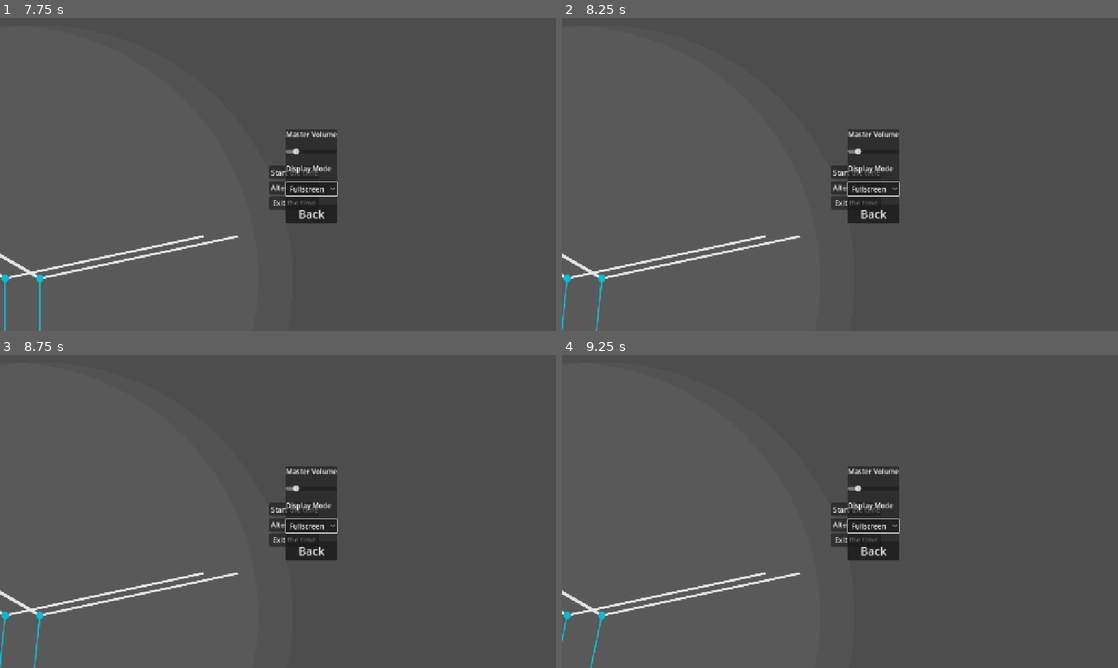
Above: before the commit, frames 1-4 (two rows, left to right).
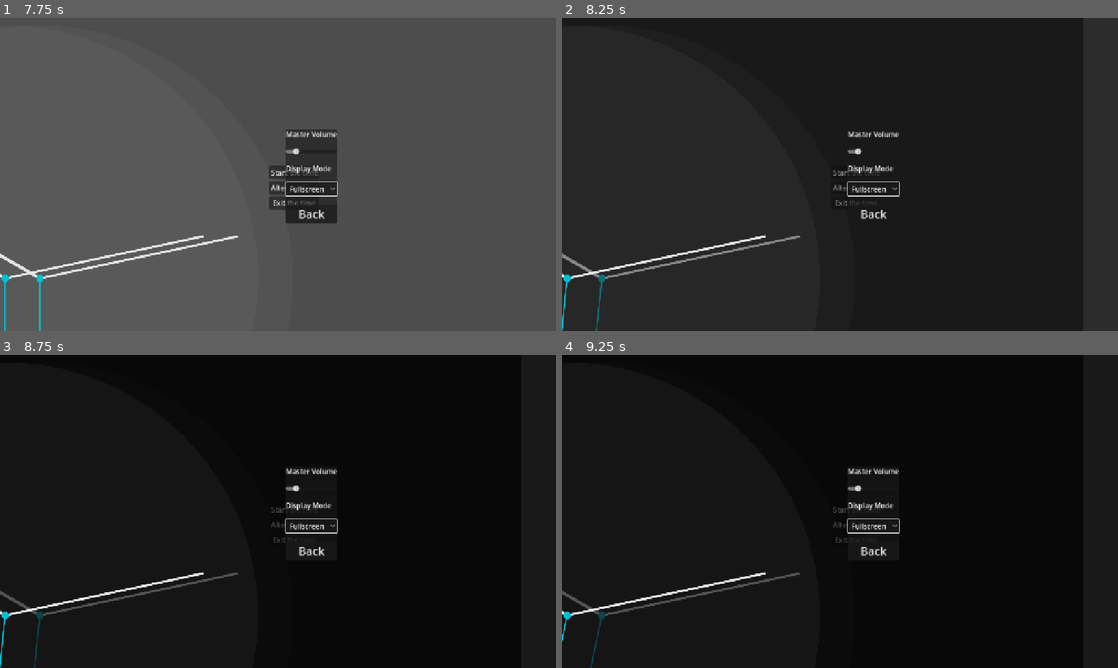
Above: after the commit, the same moments.

Repository: MisterIXI/gmtk25
Game: Godot game, scene res://scenes/main-menu/mainmenu.tscn
Same seed, same stepped clock (60 frames per second), same inputs: the game is played once before the commit and once after it.
Inputs (mouse positions are in pixels of both pictures, inside the frame that each line leads up to):
- Up to frame 1 (7.75 s): click "Alter the time" at 0.5 s; click "Start the time" at 1.25 s; click "Start the time" at 2 s; click "Windowed" at 2.75 s; click "Back" at 3.5 s; move the mouse to (400, 158) at 4.27 s; hold D (move_right) 4.28-5.03 s; hold E (interact) 4.28-5.03 s; move the mouse to (166, 190) at 5.02 s; hold S (move_down) 5.03-5.78 s; tap one key every 0.75 s from 5.1 s: Mouse wheel up (zoom_in) Mouse wheel down (zoom_out) E (interact) Mouse wheel up (zoom_in); move the mouse to (333, 105) at 5.77 s; hold D (move_right) 5.78-6.53 s; move the mouse to (250, 237) at 6.52 s; hold W (move_up) 6.53-7.28 s; move the mouse to (444, 221) at 7.27 s; hold A (move_left) from 7.28 s (still down)
- Up to frame 2 (8.25 s): keep holding A (move_left); tap Escape (escape) at 7.9 s; move the mouse to (673, 127) at 8.02 s; tap Mouse wheel down (zoom_out) at 8.1 s
- Up to frame 3 (8.75 s): keep holding A (move_left); tap P (pause) at 8.65 s
- Up to frame 4 (9.25 s): move the mouse to (867, 511) at 8.77 s; release A (move_left) at 8.78 s; hold S (move_down) from 8.78 s (still down); hold E (interact) from 8.78 s (still down)

Frame 1 is identical in both runs. In frame 2, 97% of the frame differs, in the area x 0-100%, y 0-100%; in frame 3, 98%; in frame 4, 98%.

Commit message:
menu_effect

Diff:
--- a/scenes/Autoload/level_manager.gd
+++ b/scenes/Autoload/level_manager.gd
@@ -15,7 +15,7 @@
 
 	call_deferred("_start_new_scene",level_nodes[index])
 	current_index = index
-	level_changed.emit()
+
 func on_start_game() ->void:
 	call_deferred("_start_new_scene",level_nodes[0])
 
@@ -23,11 +23,13 @@
 func on_next_level_change() ->void:
 	current_index += 1
 	call_deferred("_start_new_scene",level_nodes[current_index])
-	level_changed.emit()
+
 
 func _start_new_scene(_scene : PackedScene) ->void:
+	print("Start Next Level")
 	if current_scene != null:
 		current_scene.free()  # Free the current scene if it exists
 	current_scene = _scene.instantiate()
 	get_tree().root.add_child(current_scene)  # Add the new scene to the root
 	get_tree().current_scene = current_scene  # Set the current scene in the tree
+	level_changed.emit()
--- /dev/null
+++ b/scenes/levels/scene_transition.tscn
@@ -0,0 +1,55 @@
+[gd_scene load_steps=4 format=3 uid="uid://dnwqhf1m54ah2"]
+
+[sub_resource type="Animation" id="Animation_aukgh"]
+resource_name = "resolve"
+length = 0.5
+tracks/0/type = "value"
+tracks/0/imported = false
+tracks/0/enabled = true
+tracks/0/path = NodePath("color_resolve_rect:modulate")
+tracks/0/interp = 1
+tracks/0/loop_wrap = true
+tracks/0/keys = {
+"times": PackedFloat32Array(0, 0.5),
+"transitions": PackedFloat32Array(1, 1),
+"update": 0,
+"values": [Color(1, 1, 1, 0), Color(1, 1, 1, 1)]
+}
+
+[sub_resource type="Animation" id="Animation_h26tg"]
+length = 0.001
+tracks/0/type = "value"
+tracks/0/imported = false
+tracks/0/enabled = true
+tracks/0/path = NodePath("color_resolve_rect:modulate")
+tracks/0/interp = 1
+tracks/0/loop_wrap = true
+tracks/0/keys = {
+"times": PackedFloat32Array(0),
+"transitions": PackedFloat32Array(1),
+"update": 0,
+"values": [Color(1, 1, 1, 0)]
+}
+
+[sub_resource type="AnimationLibrary" id="AnimationLibrary_1iqh0"]
+_data = {
+&"RESET": SubResource("Animation_h26tg"),
+&"resolve": SubResource("Animation_aukgh")
+}
+
+[node name="Scene_Transition" type="CanvasLayer"]
+
+[node name="color_resolve_rect" type="ColorRect" parent="."]
+modulate = Color(1, 1, 1, 0)
+anchors_preset = 15
+anchor_right = 1.0
+anchor_bottom = 1.0
+grow_horizontal = 2
+grow_vertical = 2
+mouse_filter = 2
+color = Color(0, 0, 0, 1)
+
+[node name="AnimationPlayer" type="AnimationPlayer" parent="."]
+libraries = {
+&"": SubResource("AnimationLibrary_1iqh0")
+}
--- /dev/null
+++ b/scenes/main-menu/level_transition.gd
@@ -0,0 +1,18 @@
+extends Control
+
+@onready var _animation_player : AnimationPlayer =$AnimationPlayer
+
+func on_scene_change() ->void:
+	print("ANIMATION START")
+	_animation_player.play("resolve")
+
+	await LevelManager.level_changed
+	#### NEUES GELERNT AWAIT X.SIGNAL
+	print("animation_backwards")
+	_animation_player.play_backwards("resolve")
+##pause game effect
+func on_game_paused_effect() ->void:
+	_animation_player.play("pause")
+## resume game effect
+func on_game_resume_effect() ->void:
+	_animation_player.play("RESET")
--- a/scenes/main-menu/mainmenu.gd
+++ b/scenes/main-menu/mainmenu.gd
@@ -2,8 +2,19 @@
 
 @onready var main_menu_buttons = %MainMenuButtons
 @onready var user_options = %UserOptions
+@onready var menu_control : Control = $Menu
+@onready var scene_transition_control: Control = $Level_Transition
+@onready var _start_button : Button =$Menu/SlidingContainer/CenterStuff/MainMenuButtons/Button
+@onready var _resume_button : Button  =$Menu/SlidingContainer/CenterStuff/MainMenuButtons/Button4
 
 var active_tween: Tween
+var _is_game_paused: bool = false
+
+func _input(event: InputEvent) -> void:
+	if event.is_action_pressed("escape") and !_is_game_paused:
+		#Pause Game
+		print("PAUSED GAME")
+		_on_button_paused_game_pressed()
 
 func _ready() -> void:
 	#debugging brought to you by
@@ -28,7 +39,17 @@
 	user_options.visible = false
 	user_options.modulate.a = 0.0
 
+func on_scene_change_cast_transition_effect()->void:
+	scene_transition_control.on_scene_change()
+
+#start game and hide menu - transition
 func _on_start_game_button_pressed() -> void:
+	on_scene_change_cast_transition_effect()
+	#hide start button and show resume
+	_start_button.hide()
+	_resume_button.show()
+
+	menu_control.hide()
 	LevelManager.on_start_game()
 
 func _on_options_button_pressed() -> void:
@@ -69,9 +90,23 @@
 	if user_options and is_instance_valid(user_options):
 		user_options.visible = true
 
-#thanks ai for showing me some fucking stupid fixes. I dont know
+#thanks ai for showing me some stupid fixes. I dont know
 func _show_main_menu() -> void:
 	if user_options and is_instance_valid(user_options):
 		user_options.visible = false
 	if main_menu_buttons and is_instance_valid(main_menu_buttons):
 		main_menu_buttons.visible = true
+
+func _on_button_paused_game_pressed() ->void:
+	get_tree().paused = true
+	_is_game_paused = true
+	scene_transition_control.on_game_paused_effect()
+	menu_control.show()
+
+func _on_button_resume_pressed() -> void:
+	scene_transition_control.on_game_resume_effect()
+	get_tree().paused = false
+	_is_game_paused =false
+
+	on_scene_change_cast_transition_effect()
+	menu_control.hide()
--- a/scenes/main-menu/mainmenu.tscn
+++ b/scenes/main-menu/mainmenu.tscn
@@ -1,8 +1,63 @@
-[gd_scene load_steps=6 format=3 uid="uid://b5t2jyubv6nib"]
+[gd_scene load_steps=11 format=3 uid="uid://b5t2jyubv6nib"]
 
 [ext_resource type="Script" uid="uid://dm50r0agt5v6n" path="res://scenes/main-menu/mainmenu.gd" id="1_ngnu3"]
 [ext_resource type="Script" uid="uid://ck27ew68cm2ii" path="res://scenes/main-menu/clock_background.gd" id="1_qs7d8"]
 [ext_resource type="PackedScene" uid="uid://cwms5tpukff7t" path="res://scenes/main-menu/user_options.tscn" id="3_m4j2j"]
+[ext_resource type="Script" uid="uid://3n2ba47ilwja" path="res://scenes/main-menu/level_transition.gd" id="4_viftl"]
+
+[sub_resource type="Animation" id="Animation_aukgh"]
+resource_name = "resolve"
+length = 0.5
+tracks/0/type = "value"
+tracks/0/imported = false
+tracks/0/enabled = true
+tracks/0/path = NodePath("color_resolve_rect:modulate")
+tracks/0/interp = 1
+tracks/0/loop_wrap = true
+tracks/0/keys = {
+"times": PackedFloat32Array(0, 0.5),
+"transitions": PackedFloat32Array(1, 1),
+"update": 0,
+"values": [Color(1, 1, 1, 0), Color(1, 1, 1, 1)]
+}
+
+[sub_resource type="Animation" id="Animation_h26tg"]
+length = 0.001
+tracks/0/type = "value"
+tracks/0/imported = false
+tracks/0/enabled = true
+tracks/0/path = NodePath("color_resolve_rect:modulate")
+tracks/0/interp = 1
+tracks/0/loop_wrap = true
+tracks/0/keys = {
+"times": PackedFloat32Array(0),
+"transitions": PackedFloat32Array(1),
+"update": 0,
+"values": [Color(1, 1, 1, 0)]
+}
+
+[sub_resource type="Animation" id="Animation_viftl"]
+resource_name = "pause"
+length = 0.5
+tracks/0/type = "value"
+tracks/0/imported = false
+tracks/0/enabled = true
+tracks/0/path = NodePath("color_resolve_rect:modulate")
+tracks/0/interp = 1
+tracks/0/loop_wrap = true
+tracks/0/keys = {
+"times": PackedFloat32Array(0, 0.5),
+"transitions": PackedFloat32Array(1, 1),
+"update": 0,
+"values": [Color(1, 1, 1, 0), Color(1, 1, 1, 0.6666667)]
+}
+
+[sub_resource type="AnimationLibrary" id="AnimationLibrary_1iqh0"]
+_data = {
+&"RESET": SubResource("Animation_h26tg"),
+&"pause": SubResource("Animation_viftl"),
+&"resolve": SubResource("Animation_aukgh")
+}
 
 [sub_resource type="Gradient" id="Gradient_qs7d8"]
 offsets = PackedFloat32Array(0.008230452, 1)
@@ -12,6 +67,7 @@
 gradient = SubResource("Gradient_qs7d8")
 
 [node name="MainMenu" type="Control"]
+process_mode = 3
 layout_mode = 3
 anchors_preset = 15
 anchor_right = 1.0
@@ -20,13 +76,48 @@
 grow_vertical = 2
 script = ExtResource("1_ngnu3")
 
-[node name="Sprite2D" type="Sprite2D" parent="."]
+[node name="Level_Transition" type="Control" parent="."]
+layout_mode = 1
+anchors_preset = 15
+anchor_right = 1.0
+anchor_bottom = 1.0
+grow_horizontal = 2
+grow_vertical = 2
+mouse_filter = 2
+script = ExtResource("4_viftl")
+
+[node name="color_resolve_rect" type="ColorRect" parent="Level_Transition"]
+modulate = Color(1, 1, 1, 0)
+layout_mode = 1
+anchors_preset = 15
+anchor_right = 1.0
+anchor_bottom = 1.0
+grow_horizontal = 2
+grow_vertical = 2
+mouse_filter = 2
+color = Color(0, 0, 0, 1)
+
+[node name="AnimationPlayer" type="AnimationPlayer" parent="Level_Transition"]
+libraries = {
+&"": SubResource("AnimationLibrary_1iqh0")
+}
+
+[node name="Menu" type="Control" parent="."]
+layout_mode = 1
+anchors_preset = 15
+anchor_right = 1.0
+anchor_bottom = 1.0
+grow_horizontal = 2
+grow_vertical = 2
+mouse_filter = 2
+
+[node name="Sprite2D" type="Sprite2D" parent="Menu"]
 visible = false
 position = Vector2(519, 309)
 scale = Vector2(9.300782, 1192.75)
 texture = SubResource("GradientTexture1D_ngnu3")
 
-[node name="ClockBackground" type="Control" parent="."]
+[node name="ClockBackground" type="Control" parent="Menu"]
 anchors_preset = 0
 offset_left = -636.0
 offset_top = -129.0
@@ -34,10 +125,10 @@
 offset_bottom = 1327.0
 script = ExtResource("1_qs7d8")
 
-[node name="Timer" type="Timer" parent="ClockBackground"]
+[node name="Timer" type="Timer" parent="Menu/ClockBackground"]
 autostart = true
 
-[node name="SlidingContainer" type="Control" parent="."]
+[node name="SlidingContainer" type="Control" parent="Menu"]
 layout_mode = 1
 anchors_preset = 15
 anchor_right = 1.0
@@ -45,7 +136,7 @@
 grow_horizontal = 2
 grow_vertical = 2
 
-[node name="CenterStuff" type="CenterContainer" parent="SlidingContainer"]
+[node name="CenterStuff" type="CenterContainer" parent="Menu/SlidingContainer"]
 layout_mode = 1
 anchors_preset = -1
 anchor_right = 1.0
@@ -55,23 +146,28 @@
 grow_horizontal = 2
 grow_vertical = 2
 
-[node name="MainMenuButtons" type="VBoxContainer" parent="SlidingContainer/CenterStuff"]
+[node name="MainMenuButtons" type="VBoxContainer" parent="Menu/SlidingContainer/CenterStuff"]
 unique_name_in_owner = true
 layout_mode = 2
 
-[node name="Button" type="Button" parent="SlidingContainer/CenterStuff/MainMenuButtons"]
+[node name="Button" type="Button" parent="Menu/SlidingContainer/CenterStuff/MainMenuButtons"]
 layout_mode = 2
 text = "Start the time"
 
-[node name="Button2" type="Button" parent="SlidingContainer/CenterStuff/MainMenuButtons"]
+[node name="Button4" type="Button" parent="Menu/SlidingContainer/CenterStuff/MainMenuButtons"]
+visible = false
+layout_mode = 2
+text = "Resume the time"
+
+[node name="Button2" type="Button" parent="Menu/SlidingContainer/CenterStuff/MainMenuButtons"]
 layout_mode = 2
 text = "Alter the time"
 
-[node name="Button3" type="Button" parent="SlidingContainer/CenterStuff/MainMenuButtons"]
+[node name="Button3" type="Button" parent="Menu/SlidingContainer/CenterStuff/MainMenuButtons"]
 layout_mode = 2
 text = "Exit the time"
 
-[node name="UserOptions" parent="SlidingContainer" instance=ExtResource("3_m4j2j")]
+[node name="UserOptions" parent="Menu/SlidingContainer" instance=ExtResource("3_m4j2j")]
 unique_name_in_owner = true
 visible = false
 layout_mode = 1
@@ -81,7 +177,8 @@
 offset_right = 157.0
 offset_bottom = 5.0
 
-[connection signal="timeout" from="ClockBackground/Timer" to="ClockBackground" method="_on_timer_timeout"]
-[connection signal="pressed" from="SlidingContainer/CenterStuff/MainMenuButtons/Button" to="." method="_on_start_button_pressed"]
-[connection signal="pressed" from="SlidingContainer/CenterStuff/MainMenuButtons/Button2" to="." method="_on_options_button_pressed"]
-[connection signal="pressed" from="SlidingContainer/CenterStuff/MainMenuButtons/Button3" to="." method="_on_quit_button_pressed"]
+[connection signal="timeout" from="Menu/ClockBackground/Timer" to="Menu/ClockBackground" method="_on_timer_timeout"]
+[connection signal="pressed" from="Menu/SlidingContainer/CenterStuff/MainMenuButtons/Button" to="." method="_on_start_game_button_pressed"]
+[connection signal="pressed" from="Menu/SlidingContainer/CenterStuff/MainMenuButtons/Button4" to="." method="_on_button_resume_pressed"]
+[connection signal="pressed" from="Menu/SlidingContainer/CenterStuff/MainMenuButtons/Button2" to="." method="_on_options_button_pressed"]
+[connection signal="pressed" from="Menu/SlidingContainer/CenterStuff/MainMenuButtons/Button3" to="." method="_on_quit_button_pressed"]
Not shown, added: scenes/main-menu/level_transition.gd.uid
